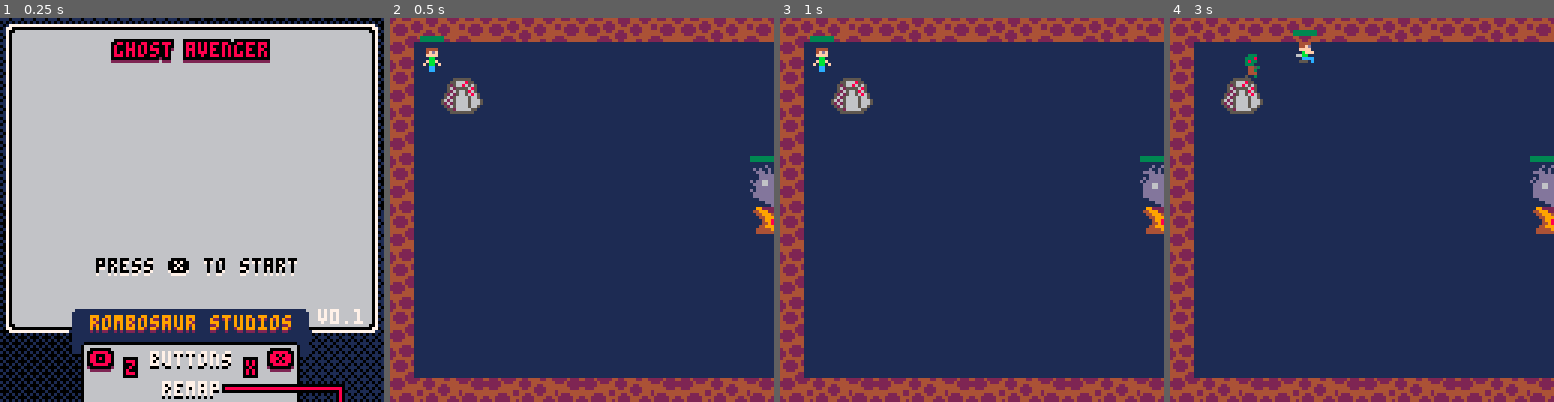
Above: before the commit, frames 1-4 (left to right).
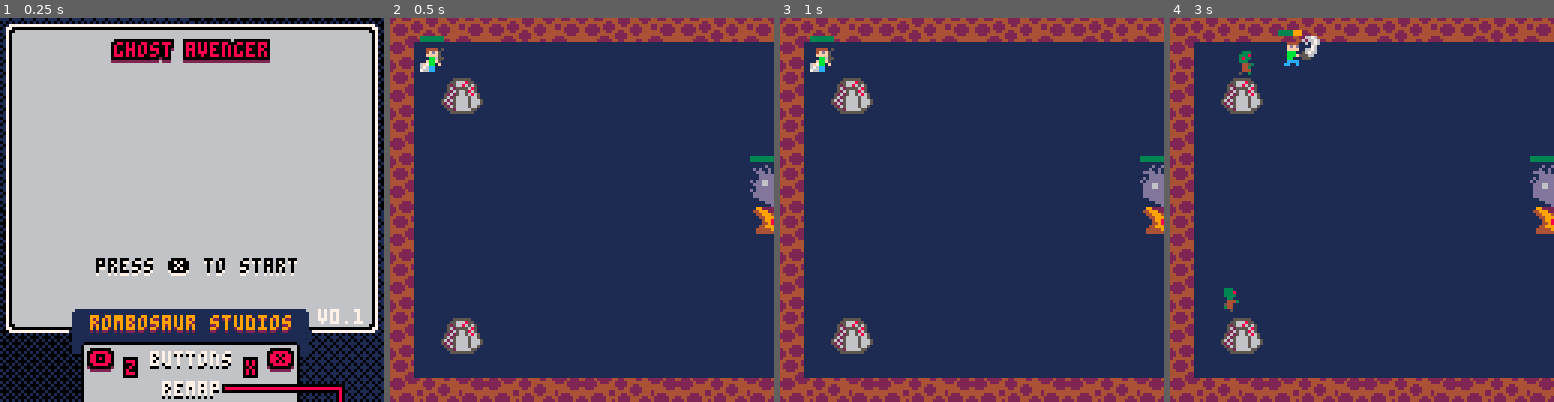
Above: after the commit, the same moments.

Repository: Rombusevil/ld44-ghost-avenger
Game: PICO-8 cartridge ld44.p8
Same seed, same stepped clock (60 frames per second), same inputs: the game is played once before the commit and once after it.
Inputs (mouse positions are in pixels of both pictures, inside the frame that each line leads up to):
- Up to frame 1 (0.25 s): no input
- Up to frame 2 (0.5 s): tap X (X key) at 0.33 s
- Up to frame 3 (1 s): click (1060, 121) at 0.67 s; tap O (Z key) at 0.7 s
- Up to frame 4 (3 s): tap X (X key) at 1.07, 1.85, 2.97 s; click (1216, 267) at 1.22 s; hold Right 1.6-2.1 s; tap O (Z key) every 0.4 s from 1.7 to 2.9 s; click (1277, 114) at 1.77 s; hold Up 2.15-2.42 s; click (1342, 259) at 2.32 s; hold Right from 2.47 s (still down); click (1404, 106) at 2.87 s

Frame 1 is identical in both runs. In frame 2, 0.9% of the frame differs, in the area x 7-25%, y 7-88%; in frame 3, 0.9%; in frame 4, 1.8%, in the area x 13-40%, y 3-88%.

Commit message:
Hero sword

Diff:
--- a/game_state.lua
+++ b/game_state.lua
@@ -3,11 +3,52 @@
     local updas={}
     local draws={}
 
+    function sword(x,y,h)
+        local anim_obj=anim()
+        anim_obj:add(52,1,1,1,1) --idle
+
+        local e=entity(anim_obj)
+        e:setpos(x,y)
+        e:set_anim(1)
+
+        ad=function()
+            h:stop_atk()
+            e:set_anim(1) -- idle
+            e:setx(h.x)
+            e:sety(h.y)
+        end
+        anim_obj:add(84,4,0.75,1,2,true,ad) --attacking
+
+        local bounds_obj=bbox(8,16)
+        e:set_bounds(bounds_obj)
+        -- e.debugbounds=true
+
+        function e:update()
+            local xo=0
+            local yo=0
+            local fx=1
+            if(h.flipx)fx=-1
+            if(h.atk)xo=8*fx
+            if(h.atk)yo=-3
+
+            e.flipx=h.flipx
+            e:setx(h.x+xo)
+            e:sety(h.y+yo)
+        end
+
+        function e:atk()
+            e:setx(e.x+16)
+            e:set_anim(2)
+        end
+
+        return e
+    end
 
     function hero(x,y)
         local anim_obj=anim()
-        anim_obj:add(64,7,0.05,1,1)
-        anim_obj:add(55,4,0.3,1,1)
+        anim_obj:add(64,7,0.05,1,1) -- idle
+        anim_obj:add(55,4,0.3,1,1)  -- run
+        anim_obj:add(88,1,0.3,1,1)  -- attack
 
         local e=entity(anim_obj)
         e:setpos(x,y)
@@ -18,28 +59,33 @@
         e.debugbounds=false
         e.mhealth=10 -- max health
         e.health=10
+        e.atk=false  -- is attacking
+        e.swrd=sword(x,y,e)
 
         function e:update()
             if e.health <= 0 then
                 -- GAME OVER SCREEN
             end
 
-            local s=1
-            if btn(0) then     --left
-                e:setx(e.x-s)
-                e.flipx=true
-            elseif btn(1) then --right
-                e:setx(e.x+s)
-                e.flipx=false
-            end
-
-            if btn(2) then      --up
-                e:sety(e.y-s)
-            elseif btn(3) then  --down
-                e:sety(e.y+s)
-            end
-
-            -- Check for moving bounds
+            -- movement
+            if not e.atk then
+                local s=1
+                if btn(0) then     --left
+                    e:setx(e.x-s)
+                    e.flipx=true
+                elseif btn(1) then --right
+                    e:setx(e.x+s)
+                    e.flipx=false
+                end
+
+                if btn(2) then      --up
+                    e:sety(e.y-s)
+                elseif btn(3) then  --down
+                    e:sety(e.y+s)
+                end
+            end
+
+            -- Check for wall collision
             if(e.x < 8)e:setx(8)
             if(e.x > 240)e:setx(240)
             if(e.y<8)e:sety(8)
@@ -51,145 +97,44 @@
             end
 
             if btnp(5) then -- "X"
-
-            end
-
-            if btn(0)or btn(1)or btn(2)or btn(3) then
-                e:set_anim(2)
-            else
-                e:set_anim(1)
-            end
-
+                e.atk=true
+                e.swrd:atk()
+                e:set_anim(3) -- attack
+            end
+
+            if not e.atk then
+                if btn(0)or btn(1)or btn(2)or btn(3) then
+                    e:set_anim(2) -- run
+                else
+                    e:set_anim(1) -- idle
+                end
+            end
+
+            e.swrd:update()
         end
 
         e._draw=e.draw
         function e:draw()
+            if(not e.atk)e.swrd:draw()
             e:_draw()
+            if(e.atk)e.swrd:draw()
+
             -- Draw life bar
             local hbl=7 -- health bar length (in px)
             local hb=e.health*hbl/e.mhealth --health bar
             rectfill(e.x,e.y-4, e.x+hbl, e.y-3, 9)
             rectfill(e.x,e.y-4, e.x+hb,  e.y-3, 3)
-        end
-
-        return e
-    end
-
-    function zombie(x,y,h,g)
-        -- @args: x,y, hero, ghost
-        local anim_obj=anim()
-        anim_obj:add(39,4,0.2,1,1) -- walk
-        anim_obj:add(71,4,0.1,1,1) -- idle/confused
-
-        local e=entity(anim_obj)
-        e:setpos(x,y)
-        e:set_anim(1)
-
-        local bounds_obj=bbox(8,8,1,0,2,0)
-        e:set_bounds(bounds_obj)
-        e.debugbounds=false
-        e.arr=false -- arrived to destination
-        e.ct=5      -- cool off timer
-        e.tick=0
-
-        function e:update()
-            local s=0.3 -- speed
-
-            -- zombie center
-            local cx=e.x+4
-            local cy=e.y+4
-
-            local dy=cy-(h.y+4)
-            local dx=cx-(h.x+4)
-            local hd=abs(sqrt((dy*dy)+(dx*dx)))  -- hero distance
-            dy=cy-(g.y+16)
-            dx=cx-(g.x+8)
-            local gd=abs(sqrt((dy*dy)+(dx*dx)))  -- ghost distance
-
-            -- target: hero or ghost?
-            local tx=h.x+4
-            local ty=h.y+4
-            local d=hd
-            if hd > gd then
-                tx=g.x+8
-                ty=g.y+16
-                d=gd
-            end
-
-            -- movement towards target
-            if(e.arr)e.tick+=0.1
-            if e.tick > e.ct then
-                e.tick=0  e.arr=false
-                e:set_anim(1) -- walk
-            end
-
-            if d <= 2 then -- arrived
-                e.arr=true
-                -- ATTACK ANIM
-            elseif not e.arr then
-                -- move to target
-                local ang=atan2(cx-tx,cy-ty)
-                local fx=abs(cos(ang)*s)
-                local fy=abs(sin(ang)*s)
-
-                if tx > e.x then
-                    e:setx(e.x+fx) e.flipx=false
-                elseif tx < e.x then
-                    e:setx(e.x-fx) e.flipx=true
-                end
-
-                if ty > e.y then
-                    e:sety(e.y+fy)
-                elseif ty < e.y then
-                    e:sety(e.y-fy)
-                end
-            else
-                -- in cool off mode, but not close to target
-                e:set_anim(2) -- idle
-            end
-        end
-
-        -- e._draw=e.draw
-        -- function e:draw()
-        --     e:_draw()    -- ghost
-        -- end
-
-        return e
-    end
-
-    function spawner(x,y,h,fq,g)
-        -- @args: x,y, hero, frequency for spawning, ghost
-
-        local anim_obj=anim()
-        anim_obj:add(37,1,0.1,2,2)
-
-        local e=entity(anim_obj)
-        e:setpos(x,y)
-        e:set_anim(1)
-
-        e.tick=0
-        e.f=0       -- fuse
-        e.co=fq+30  -- cool off time
-
-        local bounds_obj=bbox(16,16)
-        e:set_bounds(bounds_obj)
-        -- e.debugbounds=true
-
-        function e:update()
-            e.tick+=0.1
-            if e.tick > fq then
-                if e.f == 0 then
-                    local z=zombie(x,y,h,g) add(updas,z) add(draws,z)
-                end
-
-                e.f=1
-
-                if e.tick > e.co then
-                    e.tick=0
-                    --e.f=0 TODO: DEBUG
-                end
-            end
-        end
+            --
+        end
+
+        function e:stop_atk()
+            e.atk=false   -- set idle anim
+        end
+
+        function e:hurt(dmg)
+            if(e.health>0)e.health-=dmg
+        end
+
         return e
     end
 
@@ -208,7 +153,9 @@
         -- e.debugbounds=true
 
         function e:update()
-
+            if e.health <= 0 then
+                -- TODO: GAME OVER
+            end
         end
 
         e._draw=e.draw
@@ -220,16 +167,141 @@
             rectfill(x,y-2, x+hbl, y-1, 9)
             rectfill(x,y-2, x+hb,  y-1, 3)
         end
-        return e
-    end
-
-    local h = hero(10,10) add(updas, h) add(draws, h)
+
+        function e:hurt(dmg)
+            if(e.health>0)e.health-=dmg
+        end
+
+        return e
+    end
+
+    function zombie(x,y,h,g)
+        -- @args: x,y, hero, ghost
+        local anim_obj=anim()
+        anim_obj:add(39,4,0.2,1,1) -- walk
+        anim_obj:add(71,4,0.1,1,1) -- idle/confused
+        anim_obj:add(80,4,0.3,1,1) -- attack
+
+        local e=entity(anim_obj)
+        e:setpos(x,y)
+        e:set_anim(1)
+
+        local bounds_obj=bbox(8,8,1,0,2,0)
+        e:set_bounds(bounds_obj)
+        e.debugbounds=false
+        e.dmg=0.4   -- damage
+        e.arr=false -- arrived to destination
+        e.ct=5      -- cool off timer
+        e.tick=0
+
+        function e:update()
+            local s=0.3 -- speed
+
+            -- zombie center
+            local cx=e.x+4
+            local cy=e.y+4
+
+            local dy=cy-(h.y+4)
+            local dx=cx-(h.x+4)
+            local hd=abs(sqrt((dy*dy)+(dx*dx)))  -- hero distance
+            dy=cy-(g.y+16)
+            dx=cx-(g.x+8)
+            local gd=abs(sqrt((dy*dy)+(dx*dx)))  -- ghost distance
+
+            -- target: hero or ghost?
+            local t=h   -- target obj
+            local d=hd  -- distance to target
+            local tx=h.x+4
+            local ty=h.y+4
+            if hd > gd then
+                t=g  d=gd
+                tx=g.x+8  ty=g.y+16
+            end
+
+            -- movement towards target
+            if(e.arr)e.tick+=0.1
+            if e.tick > e.ct then
+                e.tick=0  e.arr=false
+                e:set_anim(1) -- walk
+            end
+
+            if d <= 5 then
+                e.arr=true    -- arrived
+                e:set_anim(3) -- attack
+                t:hurt(e.dmg)
+            elseif not e.arr then
+                -- move to target
+                local ang=atan2(cx-tx,cy-ty)
+                local fx=abs(cos(ang)*s)
+                local fy=abs(sin(ang)*s)
+
+                if tx > e.x then
+                    e:setx(e.x+fx) e.flipx=false
+                elseif tx < e.x then
+                    e:setx(e.x-fx) e.flipx=true
+                end
+
+                if ty > e.y then
+                    e:sety(e.y+fy)
+                elseif ty < e.y then
+                    e:sety(e.y-fy)
+                end
+            else
+                -- in cool off mode, but not close to target
+                e:set_anim(2) -- idle
+            end
+        end
+
+        -- e._draw=e.draw
+        -- function e:draw()
+        --     e:_draw()    -- ghost
+        -- end
+
+        return e
+    end
+
+    function spawner(x,y,h,fq,g)
+        -- @args: x,y, hero, frequency for spawning, ghost
+
+        local anim_obj=anim()
+        anim_obj:add(37,1,0.1,2,2)
+
+        local e=entity(anim_obj)
+        e:setpos(x,y)
+        e:set_anim(1)
+
+        e.tick=0
+        e.f=0       -- fuse
+        e.co=fq+30  -- cool off time
+
+        local bounds_obj=bbox(16,16)
+        e:set_bounds(bounds_obj)
+        -- e.debugbounds=true
+
+        function e:update()
+            e.tick+=0.1
+            if e.tick > fq then
+                if e.f == 0 then
+                    local z=zombie(x,y,h,g) add(updas,z) add(draws,z)
+                end
+
+                e.f=1
+
+                if e.tick > e.co then
+                    e.tick=0
+                    --e.f=0 TODO: DEBUG
+                end
+            end
+        end
+        return e
+    end
+
+    local h = hero(10,10)   add(updas, h) add(draws, h)
     local g = ghost(120,48) add(updas, g) add(draws, g)
-
-    local sp1 = spawner(16,16,h,5,g)   add(updas, sp1) add(draws, sp1)
-    -- local sp2 = spawner(224,16,h,7,g)  add(updas, sp2) add(draws, sp2)
-    -- local sp3 = spawner(224,96,h,11,g) add(updas, sp3) add(draws, sp3)
-    -- local sp4 = spawner(16,96,h,6,g)   add(updas, sp4) add(draws, sp4)
+    local sp1 = spawner(16 ,16,h,5 ,g) add(updas, sp1) add(draws, sp1)
+    local sp2 = spawner(224,16,h,7 ,g) add(updas, sp2) add(draws, sp2)
+    local sp3 = spawner(224,96,h,11,g) add(updas, sp3) add(draws, sp3)
+    local sp4 = spawner(16 ,96,h,6 ,g) add(updas, sp4) add(draws, sp4)
 
     s.update=function()
         local cx=0
--- a/ld44.p8
+++ b/ld44.p8
@@ -297,10 +297,43 @@
     local s={}
     local updas={}
     local draws={}
+    function sword(x,y,h)
+        local anim_obj=anim()
+        anim_obj:add(52,1,1,1,1)
+        local e=entity(anim_obj)
+        e:setpos(x,y)
+        e:set_anim(1)
+        ad=function()
+            h:stop_atk()
+            e:set_anim(1)
+            e:setx(h.x)
+            e:sety(h.y)
+        end
+        anim_obj:add(84,4,0.75,1,2,true,ad)
+        local bounds_obj=bbox(8,16)
+        e:set_bounds(bounds_obj)
+        function e:update()
+            local xo=0
+            local yo=0
+            local fx=1
+            if(h.flipx)fx=-1
+            if(h.atk)xo=8*fx
+            if(h.atk)yo=-3
+            e.flipx=h.flipx
+            e:setx(h.x+xo)
+            e:sety(h.y+yo)
+        end
+        function e:atk()
+            e:setx(e.x+16)
+            e:set_anim(2)
+        end
+        return e
+    end
     function hero(x,y)
         local anim_obj=anim()
         anim_obj:add(64,7,0.05,1,1)
         anim_obj:add(55,4,0.3,1,1)
+        anim_obj:add(88,1,0.3,1,1)
         local e=entity(anim_obj)
         e:setpos(x,y)
         e:set_anim(1)
@@ -309,21 +342,25 @@
         e.debugbounds=false
         e.mhealth=10
         e.health=10
+        e.atk=false
+        e.swrd=sword(x,y,e)
         function e:update()
             if e.health <= 0 then
             end
-            local s=1
-            if btn(0) then
-                e:setx(e.x-s)
-                e.flipx=true
-            elseif btn(1) then
-                e:setx(e.x+s)
-                e.flipx=false
-            end
-            if btn(2) then
-                e:sety(e.y-s)
-            elseif btn(3) then
-                e:sety(e.y+s)
+            if not e.atk then
+                local s=1
+                if btn(0) then
+                    e:setx(e.x-s)
+                    e.flipx=true
+                elseif btn(1) then
+                    e:setx(e.x+s)
+                    e.flipx=false
+                end
+                if btn(2) then
+                    e:sety(e.y-s)
+                elseif btn(3) then
+                    e:sety(e.y+s)
+                end
             end
             if(e.x < 8)e:setx(8)
             if(e.x > 240)e:setx(240)
@@ -332,33 +369,77 @@
             if btnp(4) then
             end
             if btnp(5) then
-            end
-            if btn(0)or btn(1)or btn(2)or btn(3) then
-                e:set_anim(2)
-            else
-                e:set_anim(1)
-            end
+                e.atk=true
+                e.swrd:atk()
+                e:set_anim(3)
+            end
+            if not e.atk then
+                if btn(0)or btn(1)or btn(2)or btn(3) then
+                    e:set_anim(2)
+                else
+                    e:set_anim(1)
+                end
+            end
+            e.swrd:update()
         end
         e._draw=e.draw
         function e:draw()
+            if(not e.atk)e.swrd:draw()
             e:_draw()
+            if(e.atk)e.swrd:draw()
             local hbl=7
             local hb=e.health*hbl/e.mhealth
             rectfill(e.x,e.y-4, e.x+hbl, e.y-3, 9)
             rectfill(e.x,e.y-4, e.x+hb,  e.y-3, 3)
         end
+        function e:stop_atk()
+            e.atk=false
+        end
+        function e:hurt(dmg)
+            if(e.health>0)e.health-=dmg
+        end
+        return e
+    end
+    function ghost(x,y)
+        local anim_obj=anim()
+        anim_obj:add(8,4,0.2,2,2)
+        local e=entity(anim_obj)
+        e:setpos(x,y)
+        e:set_anim(1)
+        e.mhealth=100
+        e.health=100
+        local bounds_obj=bbox(16,16)
+        e:set_bounds(bounds_obj)
+        function e:update()
+            if e.health <= 0 then
+            end
+        end
+        e._draw=e.draw
+        function e:draw()
+            spr(6, x,y+8, 2, 2)
+            e:_draw()
+            local hbl=15
+            local hb=e.health*hbl/e.mhealth
+            rectfill(x,y-2, x+hbl, y-1, 9)
+            rectfill(x,y-2, x+hb,  y-1, 3)
+        end
+        function e:hurt(dmg)
+            if(e.health>0)e.health-=dmg
+        end
         return e
     end
     function zombie(x,y,h,g)
         local anim_obj=anim()
         anim_obj:add(39,4,0.2,1,1)
         anim_obj:add(71,4,0.1,1,1)
+        anim_obj:add(80,4,0.3,1,1)
         local e=entity(anim_obj)
         e:setpos(x,y)
         e:set_anim(1)
         local bounds_obj=bbox(8,8,1,0,2,0)
         e:set_bounds(bounds_obj)
         e.debugbounds=false
+        e.dmg=0.4
         e.arr=false
         e.ct=5
         e.tick=0
@@ -372,21 +453,23 @@
             dy=cy-(g.y+16)
             dx=cx-(g.x+8)
             local gd=abs(sqrt((dy*dy)+(dx*dx)))
+            local t=h
+            local d=hd
             local tx=h.x+4
             local ty=h.y+4
-            local d=hd
             if hd > gd then
-                tx=g.x+8
-                ty=g.y+16
-                d=gd
+                t=g  d=gd
+                tx=g.x+8  ty=g.y+16
             end
             if(e.arr)e.tick+=0.1
             if e.tick > e.ct then
                 e.tick=0  e.arr=false
                 e:set_anim(1)
             end
-            if d <= 2 then
+            if d <= 5 then
                 e.arr=true
+                e:set_anim(3)
+                t:hurt(e.dmg)
             elseif not e.arr then
                 local ang=atan2(cx-tx,cy-ty)
                 local fx=abs(cos(ang)*s)
@@ -432,32 +515,12 @@
         end
         return e
     end
-    function ghost(x,y)
-        local anim_obj=anim()
-        anim_obj:add(8,4,0.2,2,2)
-        local e=entity(anim_obj)
-        e:setpos(x,y)
-        e:set_anim(1)
-        e.mhealth=100
-        e.health=100
-        local bounds_obj=bbox(16,16)
-        e:set_bounds(bounds_obj)
-        function e:update()
-        end
-        e._draw=e.draw
-        function e:draw()
-            spr(6, x,y+8, 2, 2)
-            e:_draw()
-            local hbl=15
-            local hb=e.health*hbl/e.mhealth
-            rectfill(x,y-2, x+hbl, y-1, 9)
-            rectfill(x,y-2, x+hb,  y-1, 3)
-        end
-        return e
-    end
-    local h = hero(10,10) add(updas, h) add(draws, h)
+    local h = hero(10,10)   add(updas, h) add(draws, h)
     local g = ghost(120,48) add(updas, g) add(draws, g)
-    local sp1 = spawner(16,16,h,5,g)   add(updas, sp1) add(draws, sp1)
+    local sp1 = spawner(16 ,16,h,5 ,g) add(updas, sp1) add(draws, sp1)
+    local sp2 = spawner(224,16,h,7 ,g) add(updas, sp2) add(draws, sp2)
+    local sp3 = spawner(224,96,h,11,g) add(updas, sp3) add(draws, sp3)
+    local sp4 = spawner(16 ,96,h,6 ,g) add(updas, sp4) add(draws, sp4)
     s.update=function()
         local cx=0
         if(h.x > 64)cx=h.x-64
Not shown, changed: 21 lines of the sprite sheet (__gfx__) section of ld44.p8
Not shown, changed: sheet.png
